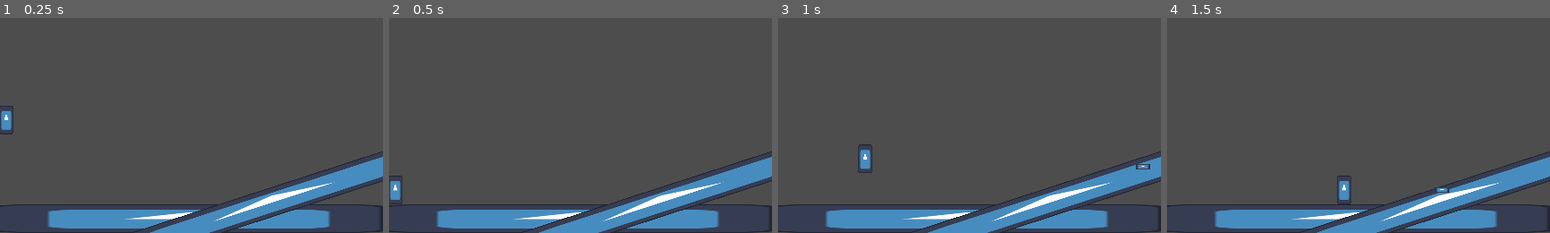
Above: before the commit, frames 1-4 (left to right).
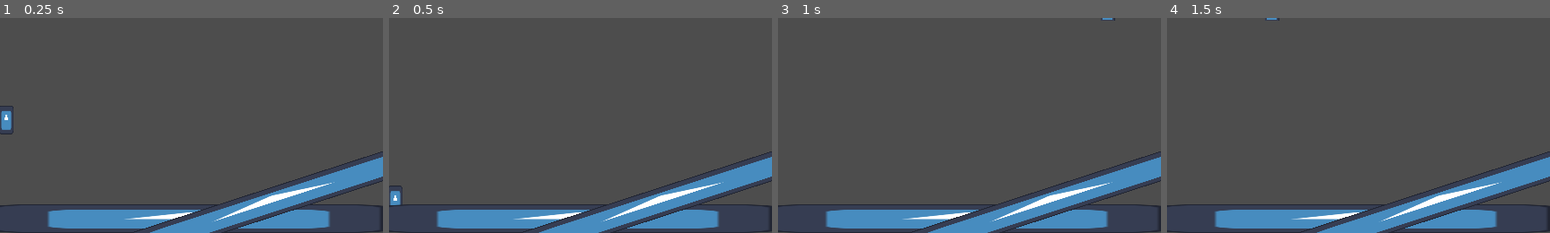
Above: after the commit, the same moments.

Repository: BisDante/venom-shadow
Game: Godot game, scene res://scenes/test_stage.tscn
The game is run twice, just before and just after one commit, with the same random seed, the same clock (stepped at 60 frames per second) and the same inputs. The engine's default icon, where the game draws it, is replaced by a stand-in: a white triangle on a blue panel in a dark square.
Inputs:
- Up to frame 1 (0.25 s): no input
- Up to frame 2 (0.5 s): no input
- Up to frame 3 (1 s): tap Enter (ui_accept) at 0.5, 0.77 s; hold Right (ui_right) from 0.53 s (still down); tap A (shoot) at 0.6 s
- Up to frame 4 (1.5 s): keep holding Right (ui_right); tap A (shoot) at 1.35 s

Frame 1 is identical in both runs. In frame 2, 0.2% of the frame differs, in the area x 0-4%, y 73-88%; in frame 3, 0.4%, in the area x 20-98%, y 0-73%; in frame 4, 0.4%.
Error after the commit: Invalid call. Nonexistent function 'setup' in base 'Sprite2D (bullet.gd)'. (res://scripts/player.gd:68)

Commit message:
prototipo da função de receber dano

Diff:
--- a/scenes/player.tscn
+++ b/scenes/player.tscn
@@ -6,7 +6,11 @@
 [sub_resource type="RectangleShape2D" id="RectangleShape2D_xo3ru"]
 size = Vector2(16, 32)
 
-[node name="Player" type="CharacterBody2D"]
+[sub_resource type="RectangleShape2D" id="RectangleShape2D_g2els"]
+size = Vector2(24, 41)
+
+[node name="Player" type="CharacterBody2D" groups=["Actors"]]
+collision_mask = 6
 script = ExtResource("1_hjaqi")
 
 [node name="Sprite2D" type="Sprite2D" parent="."]
@@ -23,3 +27,11 @@
 
 [node name="GunTip" type="Marker2D" parent="GunPivot"]
 position = Vector2(19, 0)
+
+[node name="GrazeRange" type="Area2D" parent="."]
+collision_mask = 16
+
+[node name="CollisionShape2D" type="CollisionShape2D" parent="GrazeRange"]
+position = Vector2(0, -15.5)
+shape = SubResource("RectangleShape2D_g2els")
+debug_color = Color(0.19621193, 0.6417471, 0, 0.41960785)
--- a/scripts/player.gd
+++ b/scripts/player.gd
@@ -8,10 +8,13 @@
 
 enum State {IDLE, RUN, CROUCH, JUMP, FALL, DEATH, SPAWNING, WIN}
 enum AimState {UP, DOWN, FORWARD}
+enum Mode {GREEN, PURPLE}
 
 var curr_state : State = State.IDLE
 var curr_aim_state : AimState = AimState.FORWARD
+var curr_mode = Mode.GREEN
 var facing = 1 # 1 direita -1 esquerda
+var hp = 3
 
 func enter_state(state: State):
 	curr_state = state
@@ -29,6 +32,11 @@
 func change_state(state: State):
 	quit_state()
 	enter_state(state)
+
+
+func receive_damage():
+	hp -= 1
+	print("Ouch! HP: ", hp)
 
 
 func _physics_process(delta: float) -> void:
@@ -56,8 +64,7 @@
 
 		gun_pivot.rotation_degrees = shoot_angle
 		var new_bullet = bullet.instantiate()
-		new_bullet.set_angle(shoot_angle)
 		get_parent().add_child(new_bullet)
-		new_bullet.global_position = gun_tip.global_position
+		new_bullet.setup(true, gun_tip.global_position, shoot_angle, Mode.GREEN)
 
 	move_and_slide()
Not shown: 1 places in scenes/player.tscn that only renumber resources
